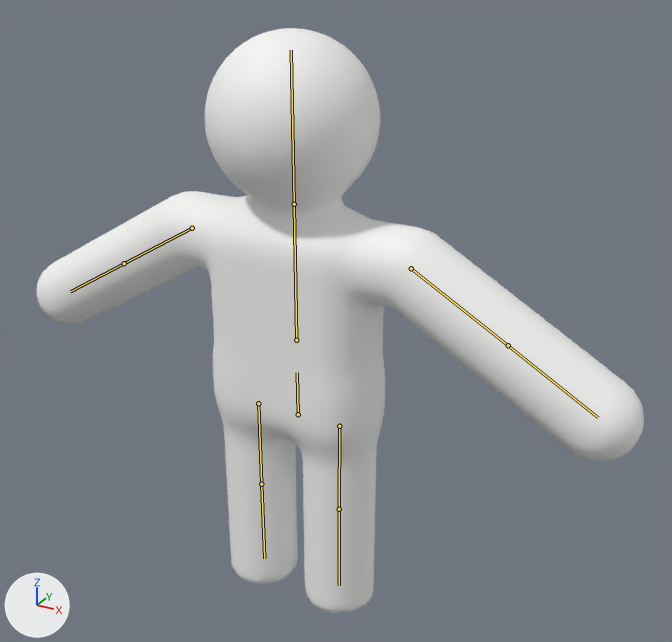
Renders of the glTF model assets/character.glb from each side of a commit.
Before and after are seen from a camera (50 mm lens) standing at (1.45, -2.37, 2.26) and looking at (0.22, -0.14, 1.15). The axes (+X, +Y, +Z) are drawn at lower left. The lights are the same throughout. The older version comes first. The bones that change, and the others that lie on the model, are drawn over the model as lines.

Objects in the first picture: 'Character'.
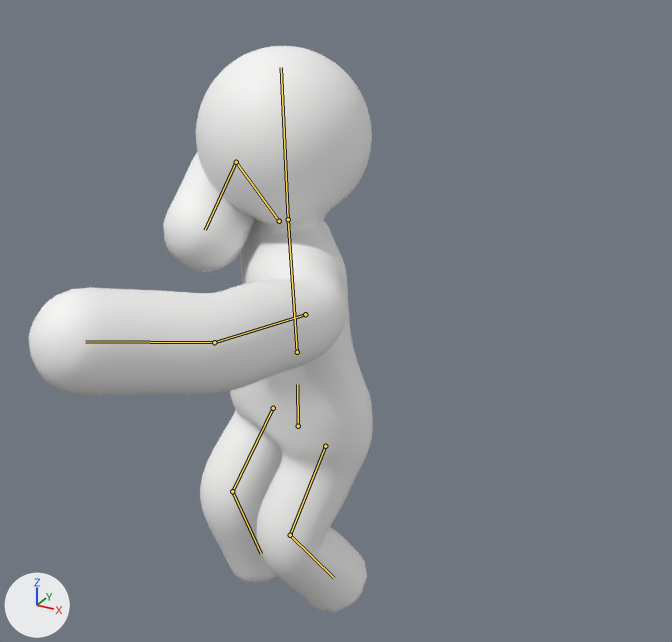
The newer file adds an action. The first version stands in its rest pose; the second is drawn at frame 9 of the action 'Shoot'.

Pixel boxes [x1, y1, x2, y2] of what changed, in the pictures (672 x 642 px):
```json
{"object": "Character", "change": "posed", "before": [36, 28, 644, 613], "after": [28, 46, 373, 612], "on screen": "43% narrower"}
{"bone": "hips", "before": "(298, 414) to (297, 372)", "after": "(298, 426) to (297, 384)"}
{"bone": "spine", "before": "(296, 340) to (294, 204)", "after": "(297, 352) to (288, 219)"}
{"bone": "head", "before": "(294, 204) to (291, 50)", "after": "(288, 219) to (281, 67)"}
{"bone": "upper_arm.L", "before": "(411, 268) to (508, 345)", "after": "(305, 314) to (214, 342)"}
{"bone": "forearm.L", "before": "(508, 345) to (598, 417)", "after": "(214, 342) to (85, 341)"}
{"bone": "upper_arm.R", "before": "(192, 228) to (124, 263)", "after": "(279, 221) to (236, 162)"}
{"bone": "forearm.R", "before": "(124, 263) to (70, 291)", "after": "(236, 162) to (205, 230)"}
{"bone": "thigh.L", "before": "(339, 426) to (339, 509)", "after": "(325, 446) to (290, 535)"}
{"bone": "shin.L", "before": "(339, 509) to (339, 585)", "after": "(290, 535) to (334, 578)"}
{"bone": "thigh.R", "before": "(258, 403) to (261, 484)", "after": "(273, 408) to (232, 491)"}
{"bone": "shin.R", "before": "(261, 484) to (264, 558)", "after": "(232, 491) to (261, 553)"}
```

Scene script edits in JSON lines:
```json
{"block": "bone_hips", "where": "bone_hips = bpy.data.objects['CharacterRig'].pose.bones['hips']  # child of 'root'"}
{"op": "set", "path": "bone_hips.location", "old": "(0.0, 0.0, 0.0)", "new": "(0.0, -0.045, 0.0)"}
{"op": "set", "path": "bone_hips.rotation_quaternion", "old": "(1.0, 0.0, 0.0, 0.0)", "new": "(0.976, 0.0, -0.216, 0.0)", "note": "degrees (0, 0, 0) -> degrees (0, -25, 0)"}
{"block": "bone_spine", "where": "bone_spine = bpy.data.objects['CharacterRig'].pose.bones['spine']  # child of 'hips'"}
{"op": "set", "path": "bone_spine.rotation_quaternion", "old": "(1.0, 0.0, 0.0, 0.0)", "new": "(0.97, 0.026, -0.241, -0.006)", "note": "degrees (0, 0, 0) -> degrees (3, -28, -2)"}
{"block": "bone_head", "where": "bone_head = bpy.data.objects['CharacterRig'].pose.bones['head']  # child of 'spine'"}
{"op": "set", "path": "bone_head.rotation_quaternion", "old": "(1.0, 0.0, 0.0, 0.0)", "new": "(0.924, -0.01, 0.382, -0.005)", "note": "degrees (0, 0, 0) -> degrees (-2, 45, -1)"}
{"block": "bone_upper_arm_l", "where": "bone_upper_arm_l = bpy.data.objects['CharacterRig'].pose.bones['upper_arm.L']  # child of 'spine'"}
{"op": "set", "path": "bone_upper_arm_l.rotation_quaternion", "old": "(1.0, 0.0, 0.0, 0.0)", "new": "(0.869, 0.401, 0.0, 0.29)", "note": "degrees (0, 0, 0) -> degrees (46, -13, 31)"}
{"block": "bone_forearm_l", "where": "bone_forearm_l = bpy.data.objects['CharacterRig'].pose.bones['forearm.L']  # child of 'upper_arm.L'"}
{"op": "set", "path": "bone_forearm_l.rotation_quaternion", "old": "(1.0, 0.0, 0.0, 0.0)", "new": "(0.976, 0.214, 0.0, 0.026)", "note": "degrees (0, 0, 0) -> degrees (25, -1, 3)"}
{"block": "bone_upper_arm_r", "where": "bone_upper_arm_r = bpy.data.objects['CharacterRig'].pose.bones['upper_arm.R']  # child of 'spine'"}
{"op": "set", "path": "bone_upper_arm_r.rotation_quaternion", "old": "(1.0, 0.0, 0.0, 0.0)", "new": "(0.288, 0.655, 0.0, -0.688)", "note": "degrees (0, 0, 0) -> degrees (71, 66, -84)"}
{"block": "bone_forearm_r", "where": "bone_forearm_r = bpy.data.objects['CharacterRig'].pose.bones['forearm.R']  # child of 'upper_arm.R'"}
{"op": "set", "path": "bone_forearm_r.rotation_quaternion", "old": "(1.0, 0.0, 0.0, 0.0)", "new": "(0.791, 0.584, 0.0, 0.09)", "note": "degrees (0, 0, 0) -> degrees (72, -6, 8)"}
{"block": "bone_thigh_l", "where": "bone_thigh_l = bpy.data.objects['CharacterRig'].pose.bones['thigh.L']  # child of 'hips'"}
{"op": "set", "path": "bone_thigh_l.rotation_quaternion", "old": "(1.0, 0.0, 0.0, 0.0)", "new": "(-0.975, -0.222, 0.0, 0.012)", "note": "degrees (0, 0, 0) -> degrees (26, 0, -1)"}
{"block": "bone_shin_l", "where": "bone_shin_l = bpy.data.objects['CharacterRig'].pose.bones['shin.L']  # child of 'thigh.L'"}
{"op": "set", "path": "bone_shin_l.rotation_quaternion", "old": "(1.0, 0.0, 0.0, 0.0)", "new": "(0.864, -0.503, 0.0, -0.003)", "note": "degrees (0, 0, 0) -> degrees (-60, 0, 0)"}
{"block": "bone_thigh_r", "where": "bone_thigh_r = bpy.data.objects['CharacterRig'].pose.bones['thigh.R']  # child of 'hips'"}
{"op": "set", "path": "bone_thigh_r.rotation_quaternion", "old": "(1.0, 0.0, 0.0, 0.0)", "new": "(-0.957, -0.29, 0.0, -0.01)", "note": "degrees (0, 0, 0) -> degrees (34, 0, 1)"}
{"block": "bone_shin_r", "where": "bone_shin_r = bpy.data.objects['CharacterRig'].pose.bones['shin.R']  # child of 'thigh.R'"}
{"op": "set", "path": "bone_shin_r.rotation_quaternion", "old": "(1.0, 0.0, 0.0, 0.0)", "new": "(0.899, -0.438, 0.0, 0.003)", "note": "degrees (0, 0, 0) -> degrees (-52, 0, 0)"}
```
